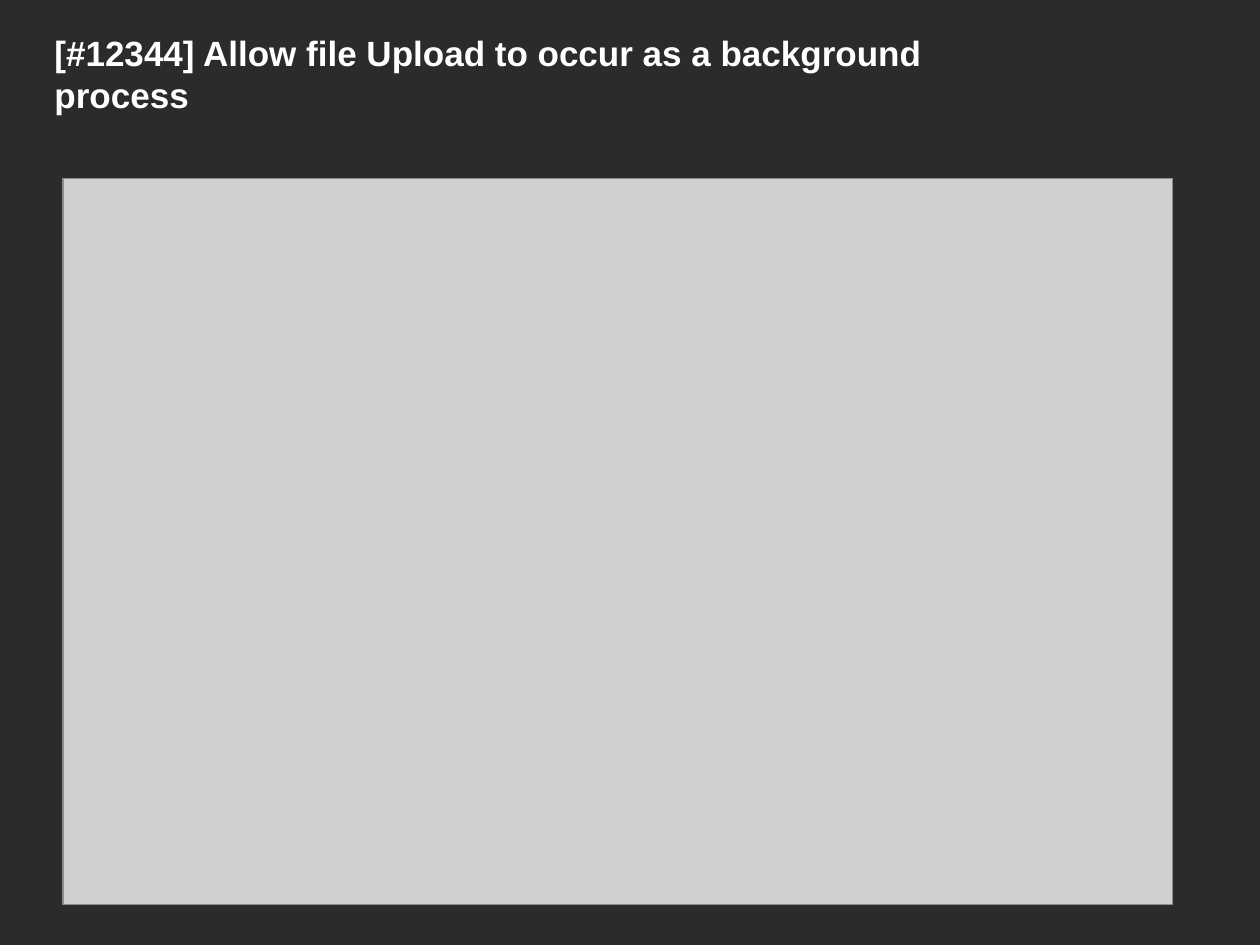
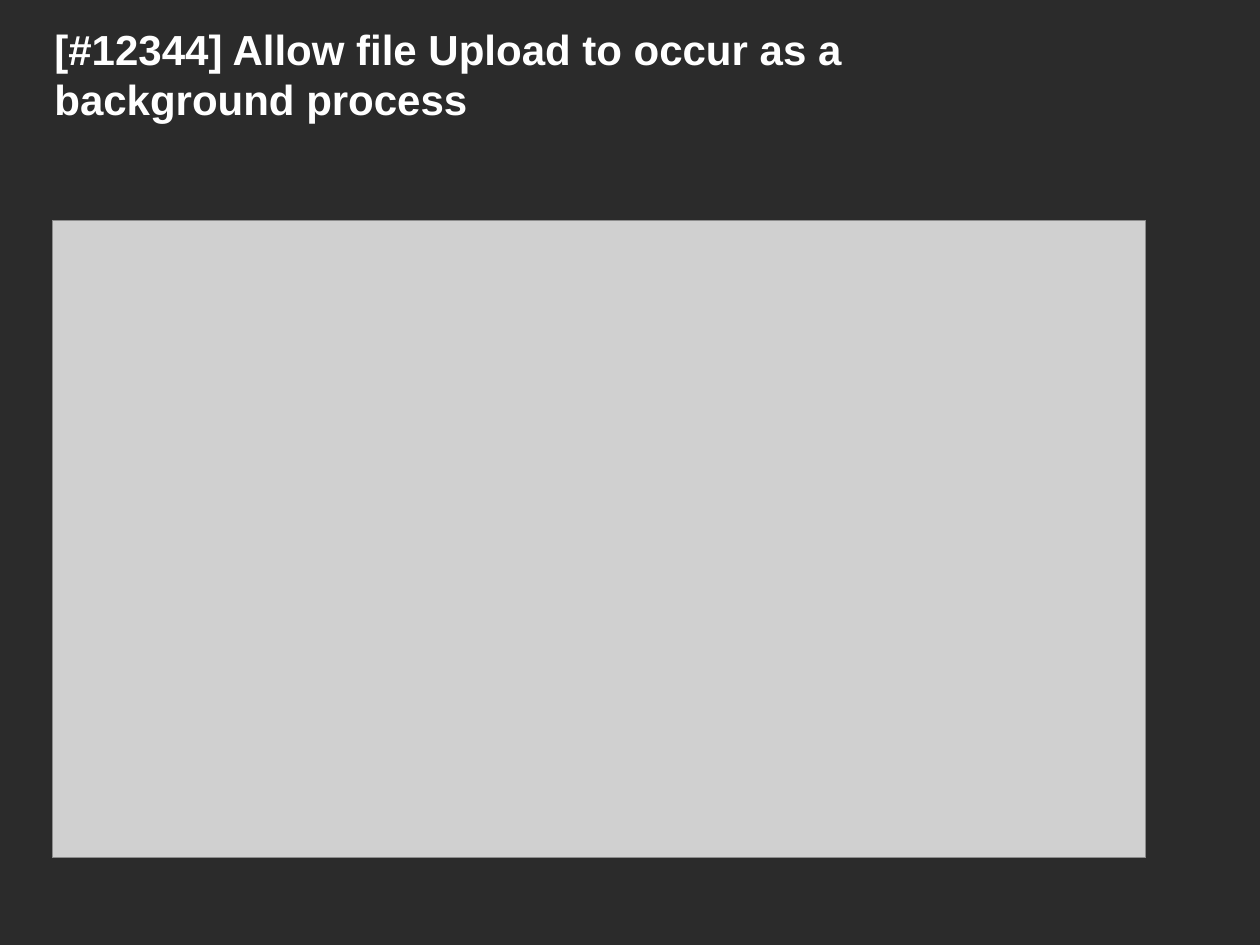
Before and after one commit to NCIP/caarray-docs, a slide deck: slide 6 of project_management/open_meetings/caArray User Community Meeting Apr2.ppt (slide 14 before the commit). Drawn at 1260x945 pixels with LibreOffice and Linux fonts; fonts in the diff are those of the drawing; grey boxes stand for pictures; background and template pictures are left out; a plain dark background stands for a picture behind light text. Boxes give left, top, right and bottom in pixels: in the first picture for what was removed or moved away, otherwise in the second. Text is boxed around its words. In the diff, an @@ line names an element or a change of style, - is before the commit and + after.

```diff
--- a/project_management/open_meetings/caArray User Community Meeting Apr2.ppt
+++ b/project_management/open_meetings/caArray User Community Meeting Apr2.ppt
@@ title "[#12344] Allow file Upload to ..." at (54, 34, 841, 123): size 20 to 24 pt @@
@@ picture: place and size @@
-picture at (63, 179, 1173, 905)
+picture at (53, 220, 1147, 858)
```
Also in this commit, not shown: 6 other slides changed, 1 slide added, 5 slides removed.
